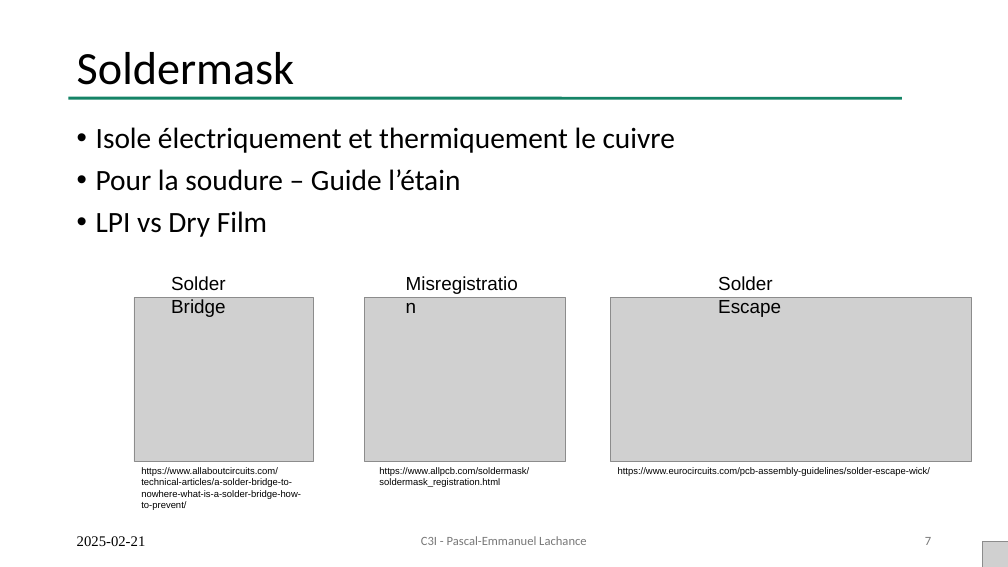
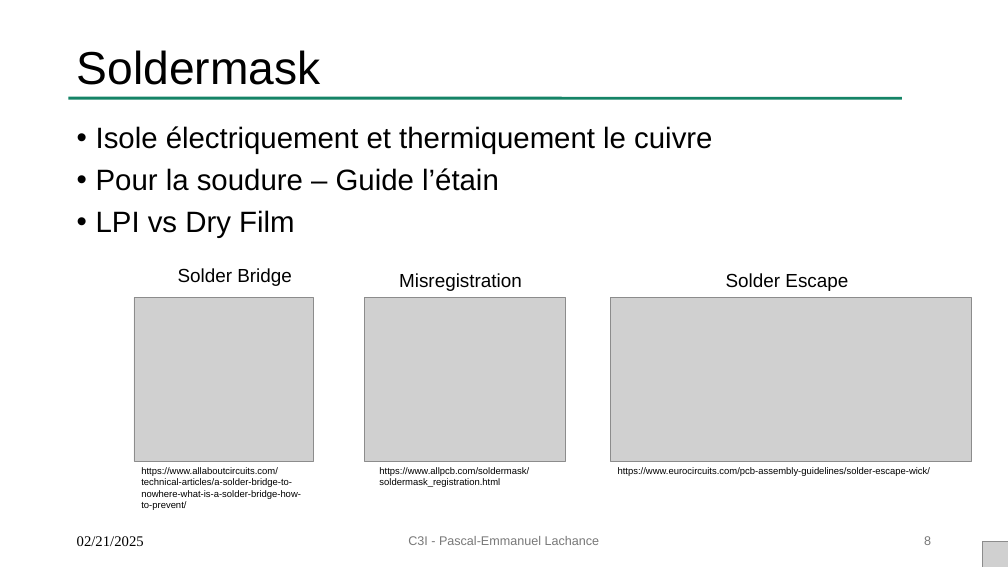
Before and after one commit to Raesangur/PPPPP, a slide deck: slide 8 of 01 - Comment est fabriqué un PCB/PPPPP 01 - Comment est fabriqué un PCB.pptx (slide 7 before the commit). Drawn at 1008x567 pixels with LibreOffice and Linux fonts; fonts in the diff are those of the drawing; grey boxes stand for pictures. Boxes give left, top, right and bottom in pixels: in the first picture for what was removed or moved away, otherwise in the second. Text is boxed around its words. In the diff, an @@ line names an element or a change of style, - is before the commit and + after.

```diff
--- a/01 - Comment est fabriqué un PCB/PPPPP 01 - Comment est fabriqué un PCB.pptx
+++ b/01 - Comment est fabriqué un PCB/PPPPP 01 - Comment est fabriqué un PCB.pptx
@@ title "Soldermask" at (77, 50, 321, 85): font Calibri to Arial @@
@@ text "Isole électriquement et thermiquement le ..." at (96, 126, 712, 238): font Calibri to Arial; less space between paragraphs @@
@@ text "Solder Bridge" rewrapped from (171, 276, 226, 317) to (178, 268, 292, 286) @@
@@ text "Misregistration" rewrapped from (399, 268, 536, 296) to (399, 273, 522, 291) @@
@@ text "Solder Escape" rewrapped from (718, 276, 781, 317) to (726, 273, 848, 291) @@
@@ text at (77, 536, 144, 546): text changed @@
-2025-02-21
+02/21/2025
@@ text "C3I - Pascal-Emmanuel Lachance" at (408, 536, 600, 545): font Calibri to Arial @@
@@ page number at (924, 536, 931, 545): text changed; font Calibri to Arial @@
-7
+8
```
Also in this commit, not shown: 8 other slides changed, 4 slides added, 5 other files.
